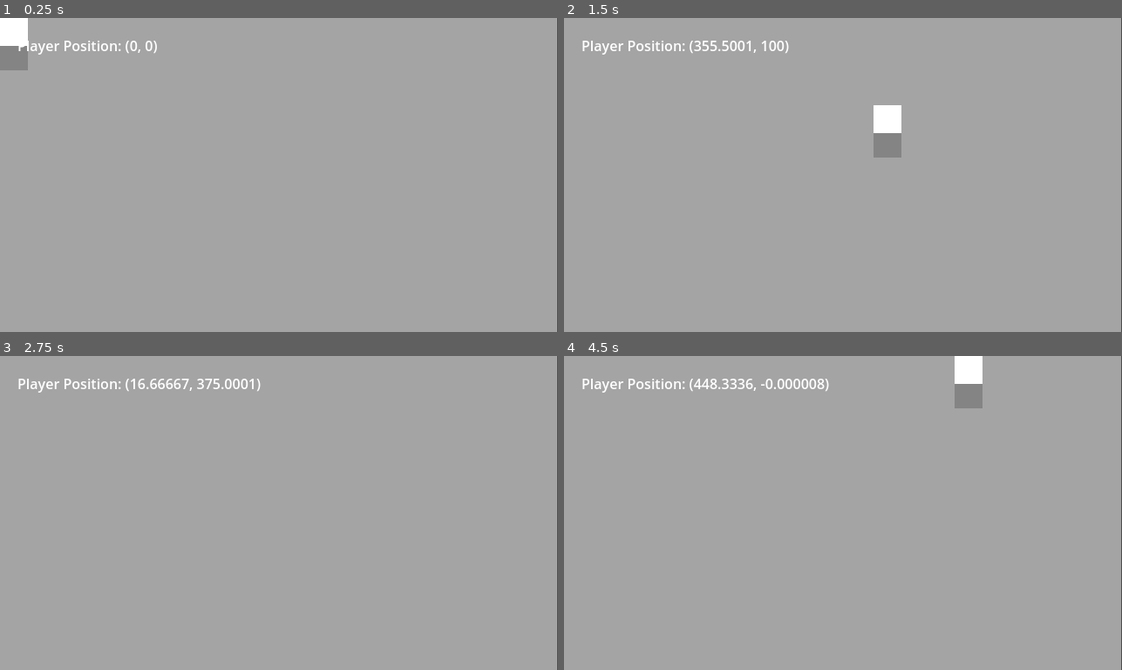
Above: before the commit, frames 1-4 (two rows, left to right).
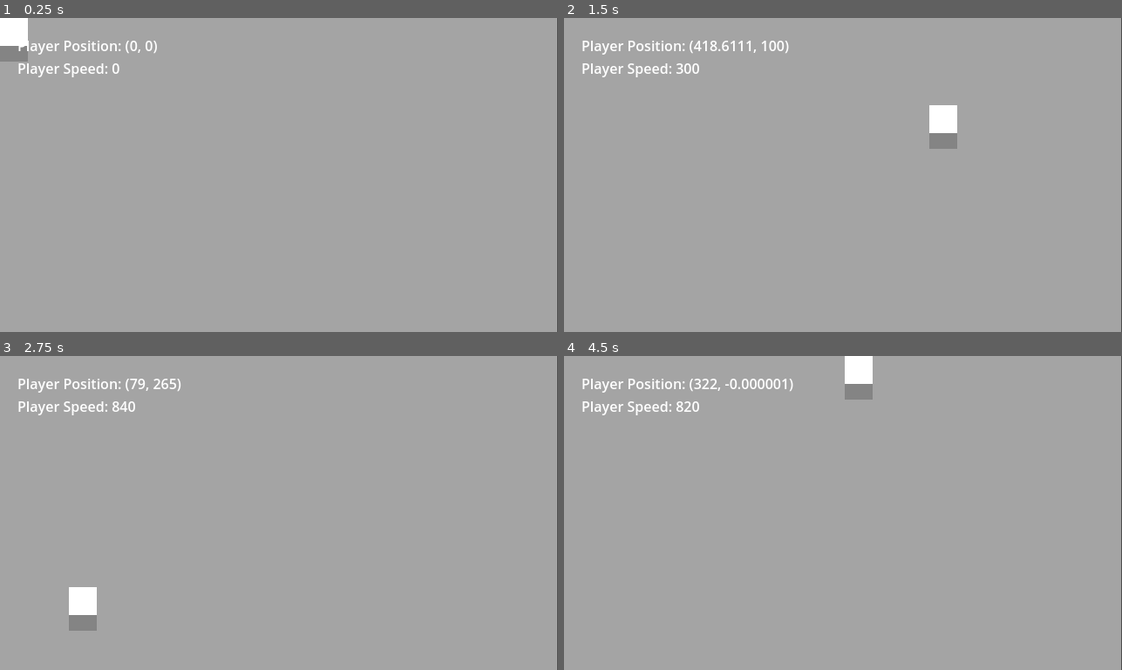
Above: after the commit, the same moments.

Repository: tung-tt/ttt-cafe
Game: Godot game, scene res://TungoTankTavern.tscn
The game is run twice, just before and just after one commit, with the same random seed, the same clock (stepped at 60 frames per second) and the same inputs.
Inputs:
- Up to frame 1 (0.25 s): no input
- Up to frame 2 (1.5 s): tap Enter at 0.5 s; hold Right (ui_right) 0.53-1.28 s; hold Shift (sprint, bound only after the commit) 0.53-1.28 s; hold Down (ui_down) from 1.28 s (still down); tap Shift (sprint, bound only after the commit) at 1.35 s
- Up to frame 3 (2.75 s): release Down (ui_down) at 2.03 s; hold Right (ui_right) from 2.03 s (still down); hold Shift (sprint, bound only after the commit) from 2.03 s (still down)
- Up to frame 4 (4.5 s): release Right (ui_right) at 2.78 s; release Shift (sprint, bound only after the commit) at 2.78 s; hold Up (ui_up) 2.78-3.53 s; tap Shift (sprint, bound only after the commit) at 2.85, 4.35 s; hold Shift (sprint, bound only after the commit) 3.53-4.28 s; hold Left (ui_left) from 3.53 s (still down)

The runs differ from the first frame. In frame 1, 0.4% of the frame differs, in the area x 0-22%, y 13-19%; in frame 2, 2.0%; in frame 3, 1.3%; in frame 4, 2.2%, in the area x 3-75%, y 0-19%.

Commit message:
Added Sprint Mechanic + Speed Label

Diff:
--- a/Label.gd
+++ b/Label.gd
@@ -13,4 +13,5 @@
 func _process(delta):
 	if player:
 		var player_position = player.global_position
-		text = "Player Position: " + str(player_position)
+		var player_speed = player.velocity.length()
+		text = "Player Position: " + str(player_position) + "\nPlayer Speed: " + str(player_speed)
--- a/Player.gd
+++ b/Player.gd
@@ -1,8 +1,9 @@
 extends CharacterBody2D
 # Variables
 @export var speed = 300
+@export var sprint_multiplier = 1.5
 @export var acceleration = 1000
-@export var friction = 900
+@export var friction = 1000
 @export var shadow_offset = Vector2(5, 15)
 
 var horizontal_velocity = 0.0
@@ -26,15 +27,18 @@
 	# Ensure Consistent/Stable speed
 	if input_vector != Vector2.ZERO:
 		input_vector = input_vector.normalized()
+	var current_speed = speed
+	if Input.is_action_pressed("sprint"):
+		current_speed *= sprint_multiplier
 
 	# Apply velocity separately for horizontal & vertical
 	if input_vector.x != 0:
-		horizontal_velocity = move_toward(horizontal_velocity, input_vector.x * speed, acceleration * delta)
+		horizontal_velocity = move_toward(horizontal_velocity, input_vector.x * current_speed, acceleration * delta)
 	else:
 		horizontal_velocity = move_toward(horizontal_velocity, 0, friction * delta)
 
 	if input_vector.y != 0:
-		vertical_velocity = input_vector.y * speed
+		vertical_velocity = input_vector.y * current_speed
 	else:
 		vertical_velocity = 0
 	# Combine Horizontal and Vertical velocities
--- a/TungoTankTavern.tscn
+++ b/TungoTankTavern.tscn
@@ -18,14 +18,15 @@
 
 [node name="Player" type="CharacterBody2D" parent="."]
 script = ExtResource("1_lvhjm")
-speed = 500
+sprint_multiplier = 3.0
 acceleration = 1200
+friction = 5000
 shadow_offset = Vector2(0, 20)
 
 [node name="Shadow" type="ColorRect" parent="Player"]
 offset_left = -9.0
 offset_right = 23.0
-offset_bottom = 40.0
+offset_bottom = 30.0
 color = Color(0.517184, 0.517184, 0.517184, 1)
 
 [node name="ColorRect" type="ColorRect" parent="Player"]
--- a/project.godot
+++ b/project.godot
@@ -55,6 +55,11 @@
 , Object(InputEventKey,"resource_local_to_scene":false,"resource_name":"","device":-1,"window_id":0,"alt_pressed":false,"shift_pressed":false,"ctrl_pressed":false,"meta_pressed":false,"pressed":false,"keycode":0,"physical_keycode":83,"key_label":0,"unicode":115,"echo":false,"script":null)
 ]
 }
+sprint={
+"deadzone": 0.5,
+"events": [Object(InputEventKey,"resource_local_to_scene":false,"resource_name":"","device":-1,"window_id":0,"alt_pressed":false,"shift_pressed":false,"ctrl_pressed":false,"meta_pressed":false,"pressed":false,"keycode":0,"physical_keycode":4194325,"key_label":0,"unicode":0,"echo":false,"script":null)
+]
+}
 
 [rendering]
 
